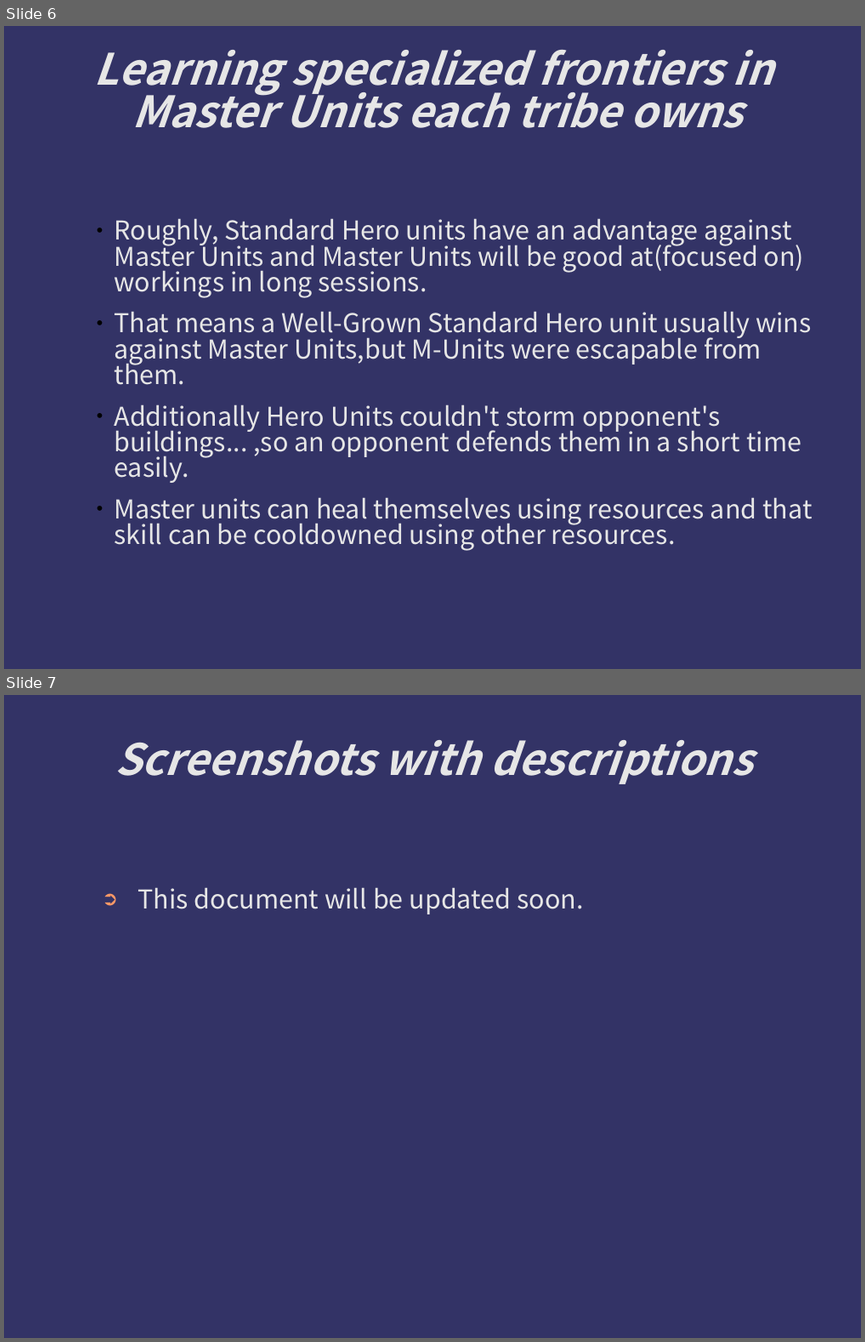
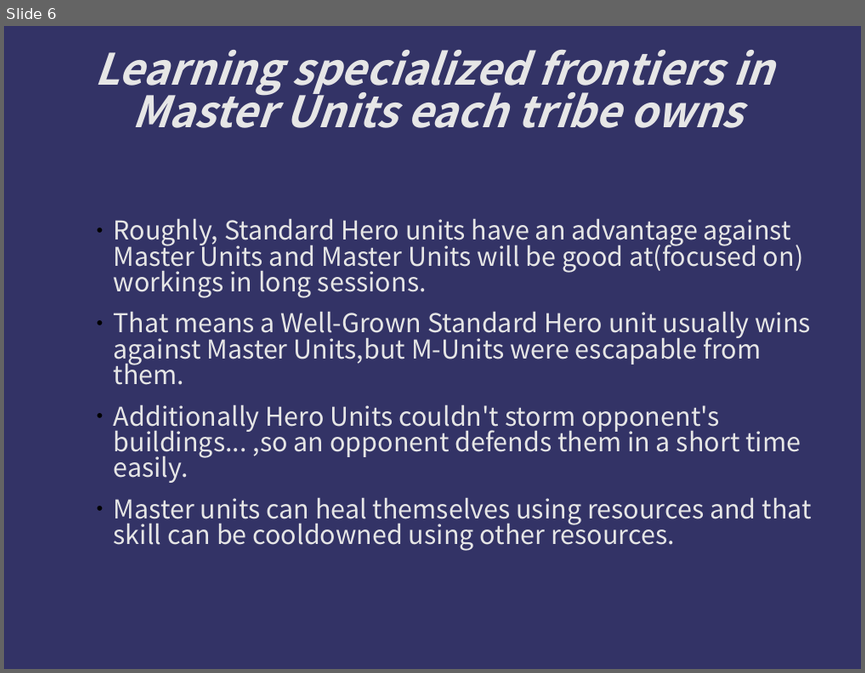
Before and after one commit to kotorize/kotorize, a slide deck: Manuals.ppt. Shown one above the other, each under a label of ours: slides 6 and 7 before the commit, slide 6 after it. The pictures are 865x1342 and 865x673 pixels, drawn with LibreOffice and Linux fonts; fonts in the diff are those of the drawing; background and template pictures are left out. Boxes give left, top, right and bottom in pixels: in the first picture for what was removed or moved away, otherwise in the second. Text is boxed around its words. In the diff, an @@ line names an element or a change of style, - is before the commit and + after.

```diff
--- a/Manuals.ppt
+++ b/Manuals.ppt
@@ slide 7 removed at (4, 695, 861, 1338), background #333366 @@
@@ title removed at (114, 740, 753, 784) @@
-Screenshots with descriptions
@@ text removed at (137, 887, 583, 914) @@
-➲ This document will be updated soon.
```
Also in this commit, not shown: 5 other slides changed, 2 slides added.
